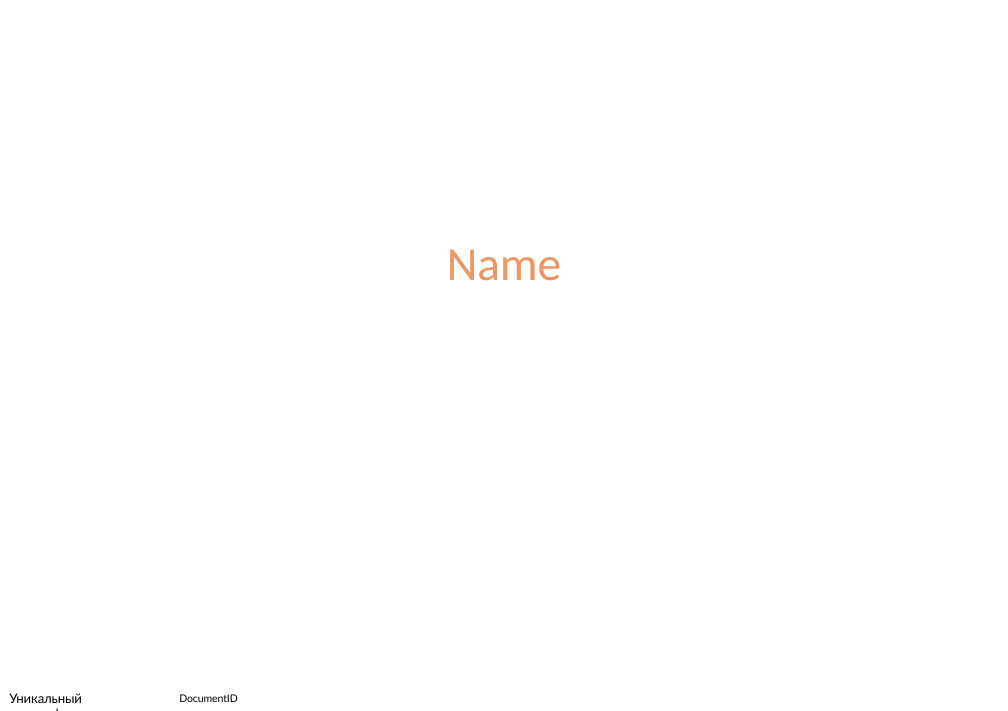
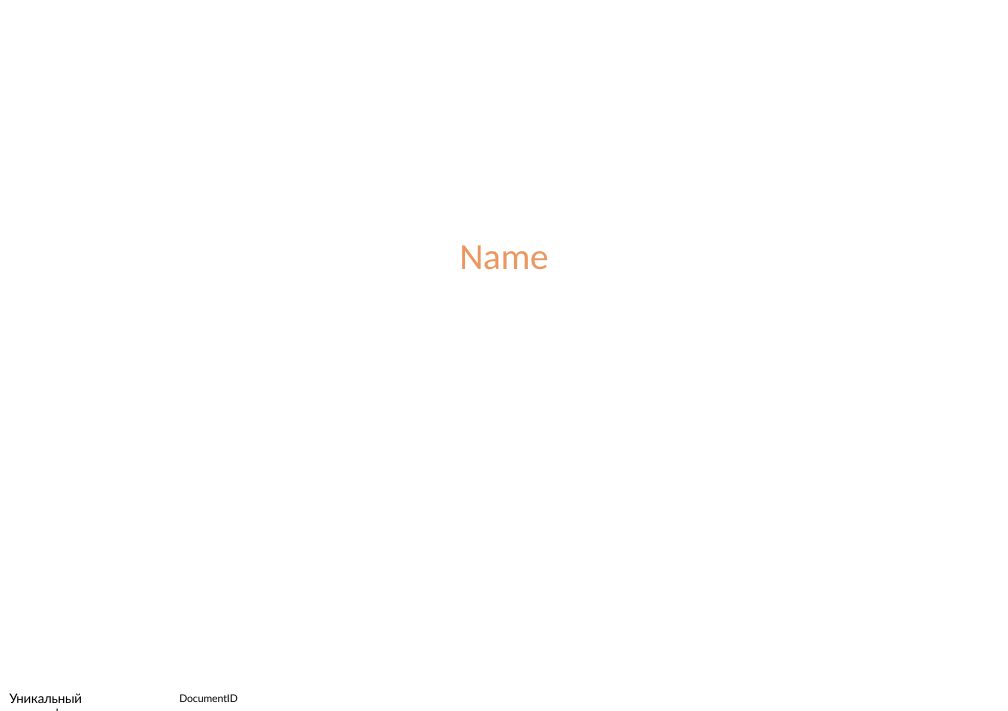
Before and after one commit to Anton247/telegram-bot-pptx-to-pdf, a slide deck: slide 1 of Certificate_Template.pptx. Drawn at 1008x711 pixels with LibreOffice and Linux fonts; fonts in the diff are those of the drawing; background and template pictures are left out. Boxes give left, top, right and bottom in pixels: in the first picture for what was removed or moved away, otherwise in the second. Text is boxed around its words. In the diff, an @@ line names an element or a change of style, - is before the commit and + after.

```diff
--- a/Certificate_Template.pptx
+++ b/Certificate_Template.pptx
@@ text "Name" at [460,245,549,269]: size 36 to 28 pt @@
```
Also in this commit, not shown: 3 other files.
